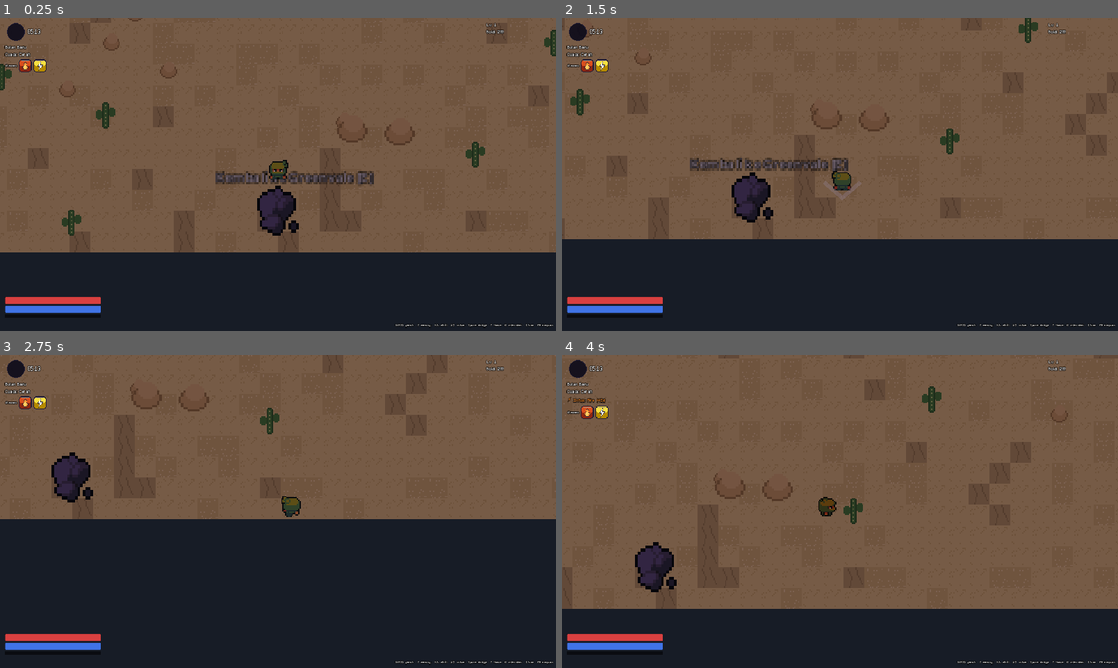
Above: before the commit, frames 1-4 (two rows, left to right).
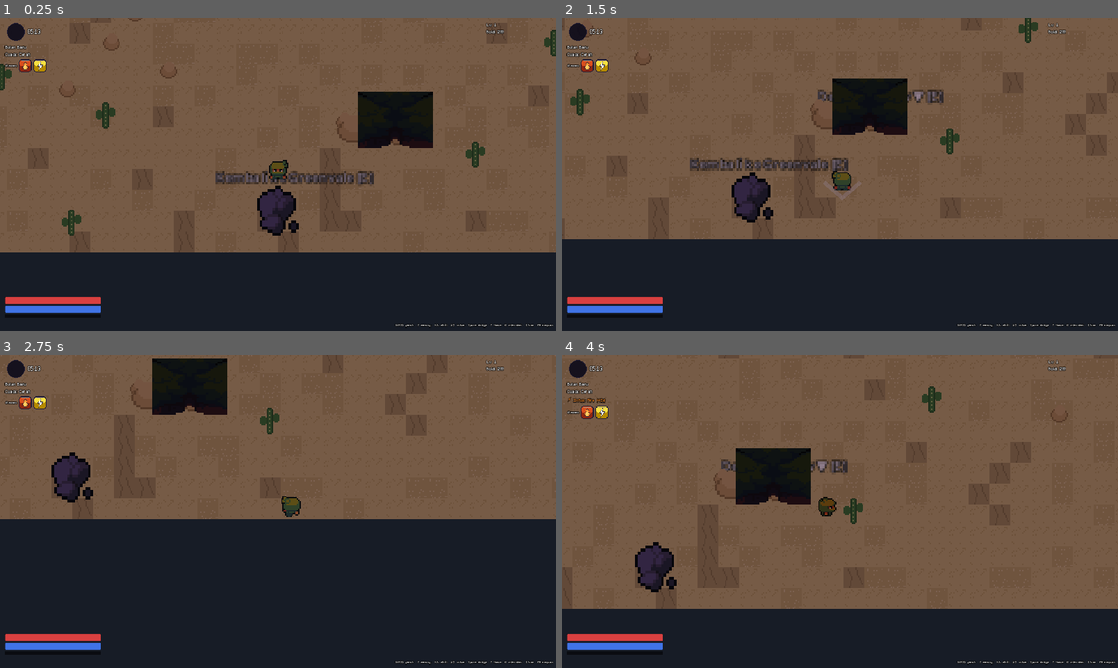
Above: after the commit, the same moments.

Repository: lifkieh/Aetherion
Game: Godot game, scene res://scenes/world/Desert.tscn
The game is run twice, just before and just after one commit, with the same random seed, the same clock (stepped at 60 frames per second) and the same inputs. This scene is started directly instead of the project's main scene.
Inputs (mouse positions are in pixels of both pictures, inside the frame that each line leads up to):
- Up to frame 1 (0.25 s): no input
- Up to frame 2 (1.5 s): tap Enter at 0.5 s; move the mouse to (962, 158) at 0.52 s; hold D (move_right) 0.53-1.28 s; tap T (tame) at 0.6 s; move the mouse to (728, 190) at 1.27 s; hold S (move_down) from 1.28 s (still down); tap J (attack) at 1.35 s
- Up to frame 3 (2.75 s): tap T (tame) at 1.55, 2.3 s; move the mouse to (333, 442) at 2.02 s; release S (move_down) at 2.03 s; hold D (move_right) from 2.03 s (still down); tap Space (dodge) at 2.1 s
- Up to frame 4 (4 s): move the mouse to (812, 574) at 2.77 s; release D (move_right) at 2.78 s; hold W (move_up) 2.78-3.53 s; tap 1 (infuse_fire) at 2.85 s; tap T (tame) at 3.05, 3.8 s; move the mouse to (1006, 558) at 3.52 s; hold A (move_left) from 3.53 s (still down); tap 3 (infuse_ice) at 3.6 s

The runs differ from the first frame. In frame 1, 2.4% of the frame differs, in the area x 64-78%, y 23-42%; in frame 2, 2.7%; in frame 3, 2.4%; in frame 4, 2.7%, in the area x 28-52%, y 29-48%.

Commit message:
Content: Desert Barrow dungeon (Anubis Warden boss [A] Ankh Fragment) via DungeonBase; door in Desert. All 3 overworld regions now have themed side-view dungeons; 146/146 tests

Diff:
--- a/game/data/items.json
+++ b/game/data/items.json
@@ -8,6 +8,7 @@
   {"id": "carrot_of_calamity", "name": "Carrot of Calamity", "tier": "S", "type": "weapon", "atk": 120, "element": "moon", "value": 0, "stack": 1, "desc": "Pedang wortel terkutuk dari Lunar Warren. Berdenyut saat purnama."},
   {"id": "ambergris_star", "name": "Ambergris Star", "tier": "S", "type": "material", "value": 0, "stack": 999, "desc": "Material [S] dari perut Star Whale — berbau langit dan laut sekaligus."},
   {"id": "gel_core", "name": "Inti Gel", "tier": "C", "type": "material", "value": 180, "stack": 999, "desc": "Inti King Slime — bahan resep tier B+."},
+  {"id": "ankh_fragment", "name": "Pecahan Ankh", "tier": "A", "type": "material", "value": 0, "stack": 999, "desc": "Material kunci [A] dari Anubis Warden."},
 
   {"id": "basic_orb", "name": "Orb Dasar", "tier": "E", "type": "orb", "tame_bonus": 1.0, "value": 50, "stack": 99, "shop_stock": 30, "shop_demand": 15},
   {"id": "greater_orb", "name": "Orb Unggul", "tier": "C", "type": "orb", "tame_bonus": 1.5, "value": 250, "stack": 99, "shop_stock": 10, "shop_demand": 12},
--- a/game/data/loot_tables.json
+++ b/game/data/loot_tables.json
@@ -111,5 +111,10 @@
     {"item": "gummy_jelly", "chance": 1.0, "min": 6, "max": 12},
     {"item": "sugar_crystal", "chance": 1.0, "min": 3, "max": 5},
     {"item": "gel_core", "chance": 0.5, "min": 1, "max": 1}
+  ]},
+  {"id": "anubis_warden", "drops": [
+    {"item": "shadow_pelt", "chance": 1.0, "min": 3, "max": 6},
+    {"item": "beast_essence", "chance": 1.0, "min": 2, "max": 4},
+    {"item": "ankh_fragment", "chance": 1.0, "min": 1, "max": 1}
   ]}
 ]
--- a/game/data/monsters.json
+++ b/game/data/monsters.json
@@ -101,6 +101,15 @@
     "tame_base": 0.4, "evolution": "", "aggro_radius": 160, "lore": "Kelelawar gua; terbang zig-zag."
   },
   {
+    "id": "anubis_warden", "name": "Anubis Warden", "rarity": "legendary", "element": "darkness",
+    "archetype": "bruiser", "bst": 540, "size": "large", "rideable": false, "level": 25,
+    "sprite": "res://assets/game/sprites/monsters/beast.png", "frame_size": 16, "cols": 4, "rows": 4,
+    "ai": "melee", "tint": "3a3550", "traits": [], "skills": ["charge", "bite"],
+    "loot_table": "anubis_warden", "tame_base": 0.03, "evolution": "",
+    "is_boss": true, "add_species": "jackal_shade",
+    "aggro_radius": 420, "lore": "Penjaga makam gurun berkepala serigala; bos Desert Barrow."
+  },
+  {
     "id": "gummy_titan", "name": "Gummy Titan", "rarity": "epic", "element": "water",
     "archetype": "tank", "bst": 460, "size": "large", "rideable": false, "level": 25,
     "sprite": "res://assets/game/sprites/monsters/slime.png", "frame_size": 16, "cols": 4, "rows": 4,
--- /dev/null
+++ b/game/scenes/world/Barrow.gd
@@ -0,0 +1,16 @@
+extends DungeonBase
+## Desert Barrow — Desert of Ruins' side-view dungeon (config over DungeonBase).
+
+func cfg() -> Dictionary:
+	return {
+		"id": "desert_barrow", "w": 48, "h": 44,
+		"bg": Color(0.14, 0.11, 0.08), "ambient": Color(0.28, 0.24, 0.18),  # sandy tomb dark
+		"tile_tint": Color(1.0, 0.92, 0.72), "ore_freq": 0.09,              # sandstone tint
+		"spawn_kinds": ["sand_scarab", "cactus_fiend", "dune_viper"],       # walker / shooter / jumper
+		"boss": "anubis_warden", "music": "23 - Road.ogg",
+		"torch_color": Color(1.0, 0.8, 0.45),
+		"return_scene": "res://scenes/world/Desert.tscn",
+		"exit_label": "Keluar ke Desert [E]",
+		"hint": "Klik-kiri: serang (arah kursor) · Klik-kanan: skill · WASD gerak · Space lompat · gali blok · E keluar",
+		"intro": "Desert Barrow — makam kuno. Kalahkan Anubis Warden di dasar.",
+	}
--- /dev/null
+++ b/game/scenes/world/Barrow.tscn
@@ -0,0 +1,7 @@
+[gd_scene load_steps=2 format=3]
+
+[ext_resource type="Script" path="res://scenes/world/Barrow.gd" id="1"]
+
+[node name="Barrow" type="Node2D"]
+y_sort_enabled = true
+script = ExtResource("1")
--- a/game/scenes/world/Desert.gd
+++ b/game/scenes/world/Desert.gd
@@ -108,7 +108,11 @@
 
 func _spawn_player() -> void:
 	player = preload("res://scenes/actors/Player.tscn").instantiate()
-	player.global_position = Vector2(MAP_W * TILE * 0.5, MAP_H * TILE - 60)
+	if WorldState.pending_return_pos != null:
+		player.global_position = WorldState.pending_return_pos
+		WorldState.pending_return_pos = null
+	else:
+		player.global_position = Vector2(MAP_W * TILE * 0.5, MAP_H * TILE - 60)
 	add_child(player)
 
 func _add_ui() -> void:
@@ -122,6 +126,12 @@
 	add_child(portal)
 	portal.setup("res://scenes/Main.tscn", "Kembali ke Greenvale [E]")
 	portal.global_position = Vector2(MAP_W * TILE * 0.5, MAP_H * TILE - 32)
+	var barrow := preload("res://scenes/world/Interactable.tscn").instantiate()
+	add_child(barrow)
+	barrow.dungeon_scene = "res://scenes/world/Barrow.tscn"
+	barrow.dungeon_label = "Desert Barrow ▼ [E]"
+	barrow.setup("dungeon")
+	barrow.global_position = Vector2(MAP_W * TILE * 0.5 + 90, MAP_H * TILE - 90)
 
 func _spawn_gathering() -> void:
 	var holder := Node2D.new()
Not shown, changed: DEVLOG.md
Not shown, changed: STATUS.md
